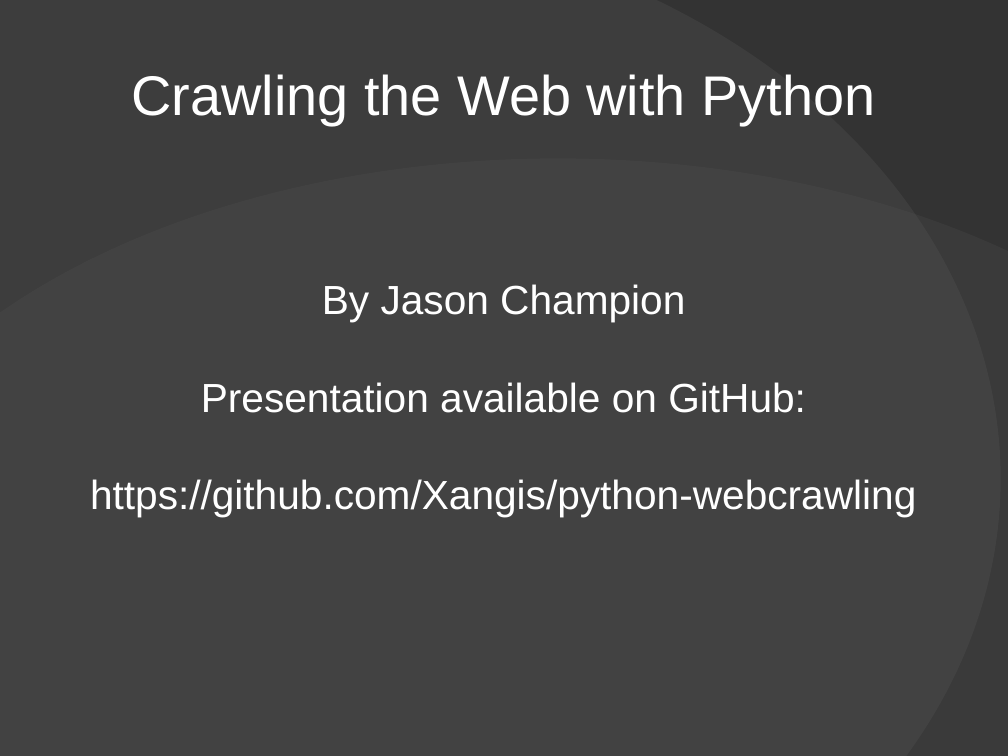
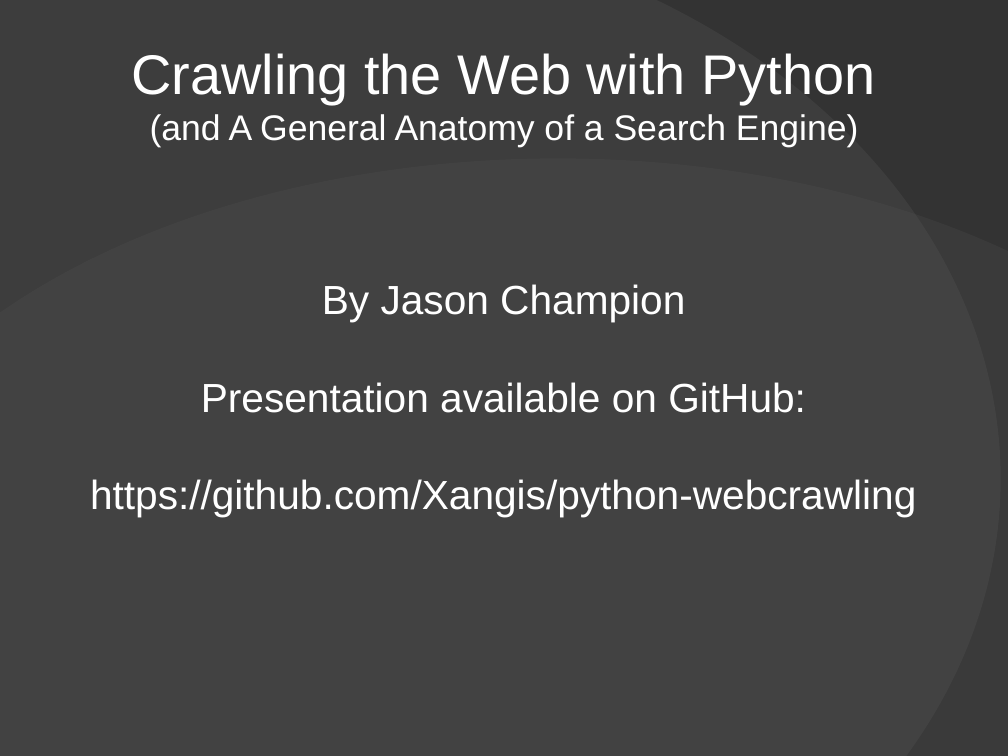
Before and after one commit to Xangis/python-webcrawling, a slide deck: slide 1 of PythonWebCrawlingPresentation.odp. Drawn at 1008x756 pixels with LibreOffice and Linux fonts; fonts in the diff are those of the drawing; background and template pictures are left out. Boxes give left, top, right and bottom in pixels: in the first picture for what was removed or moved away, otherwise in the second. Text is boxed around its words. In the diff, an @@ line names an element or a change of style, - is before the commit and + after.

Commit message:
Update title, email.

```diff
--- a/PythonWebCrawlingPresentation.odp
+++ b/PythonWebCrawlingPresentation.odp
@@ title at (x1=131, y1=53, x2=875, y2=148): text changed; size 44 to 28 pt @@
-Crawling the Web with Python
+Crawling the Web with Python
+(and A General Anatomy of a Search Engine)
```
Also in this commit, not shown: 1 other slide changed.
